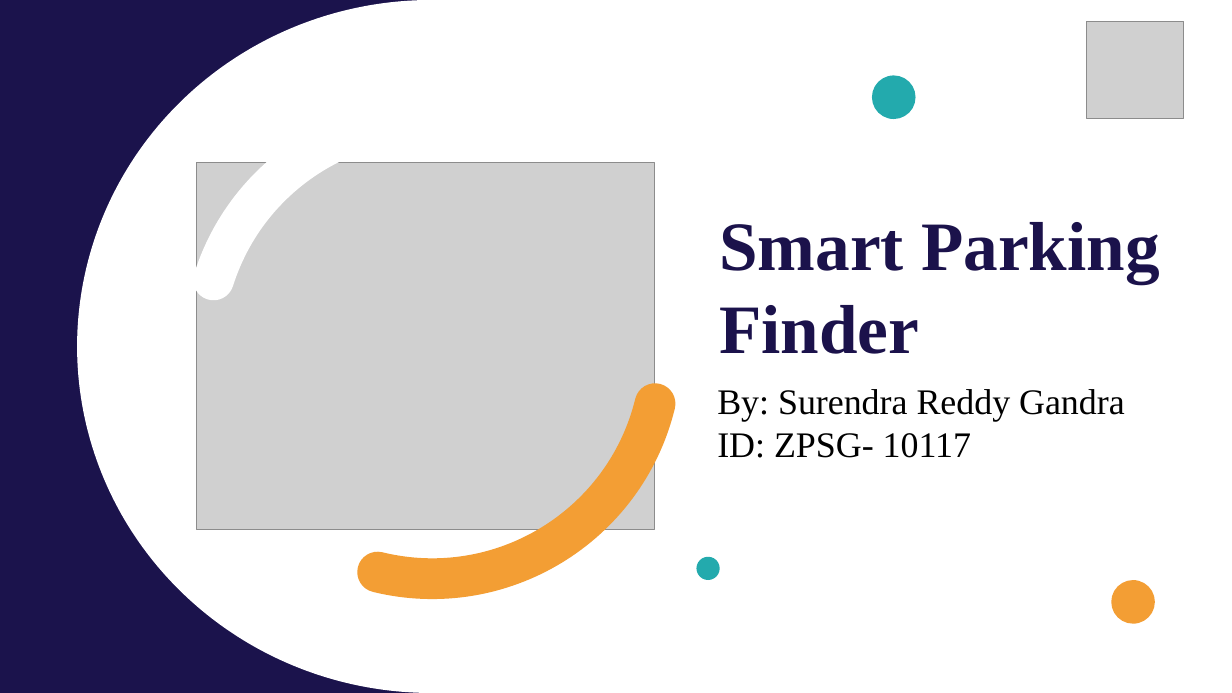
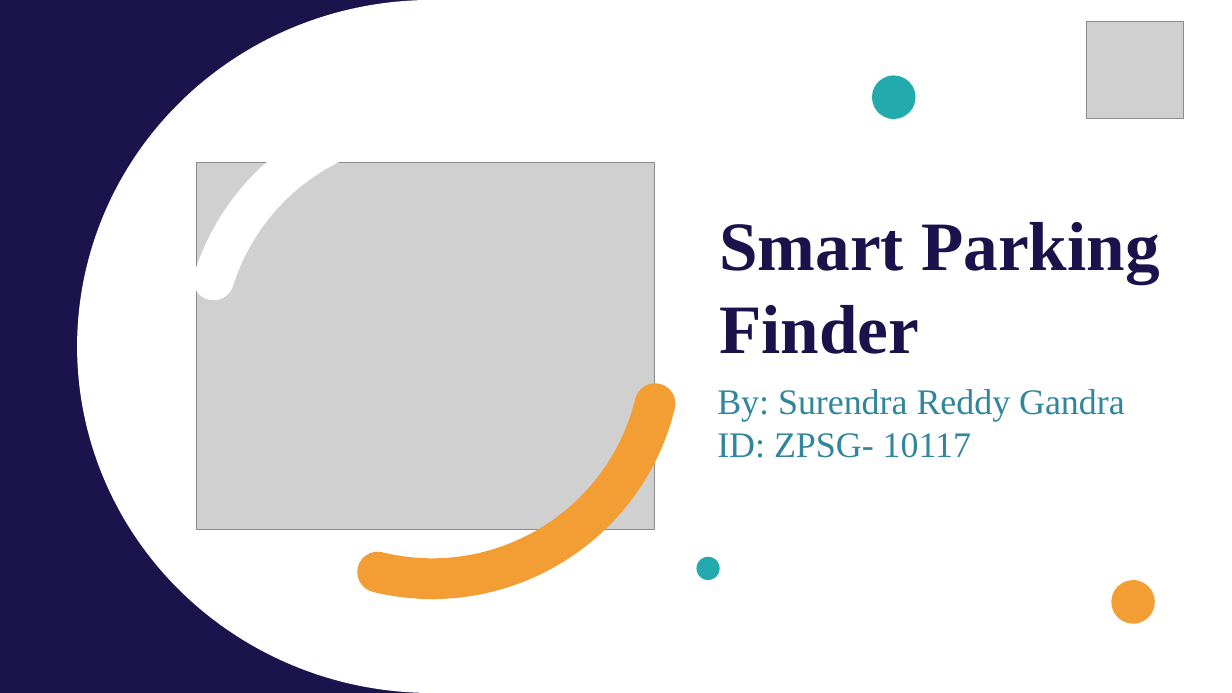
Before and after one commit to SurendraReddy33/Gen_AI_Dev_Practice, a slide deck: slide 1 of Git_Projects/Smart_Parking_Finder_Poc/Smart_Parking_Presentation_Refined.pptx. Drawn at 1232x693 pixels with LibreOffice and Linux fonts; fonts in the diff are those of the drawing; grey boxes stand for pictures. Boxes give left, top, right and bottom in pixels: in the first picture for what was removed or moved away, otherwise in the second. Text is boxed around its words. In the diff, an @@ line names an element or a change of style, - is before the commit and + after.

```diff
--- a/Git_Projects/Smart_Parking_Finder_Poc/Smart_Parking_Presentation_Refined.pptx
+++ b/Git_Projects/Smart_Parking_Finder_Poc/Smart_Parking_Presentation_Refined.pptx
@@ text "By: Surendra Reddy Gandra" at bbox=[717, 389, 1125, 458]: text colour #000000 to #31859C @@
```
Also in this commit, not shown: 1 other slide changed.
